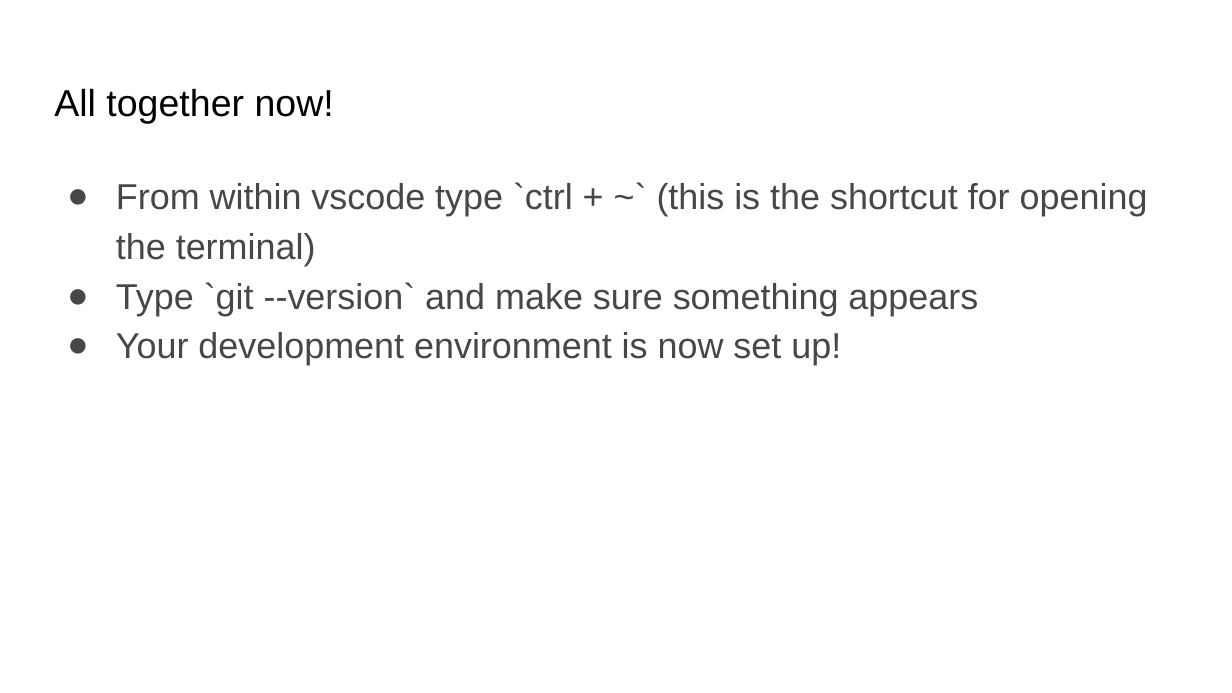
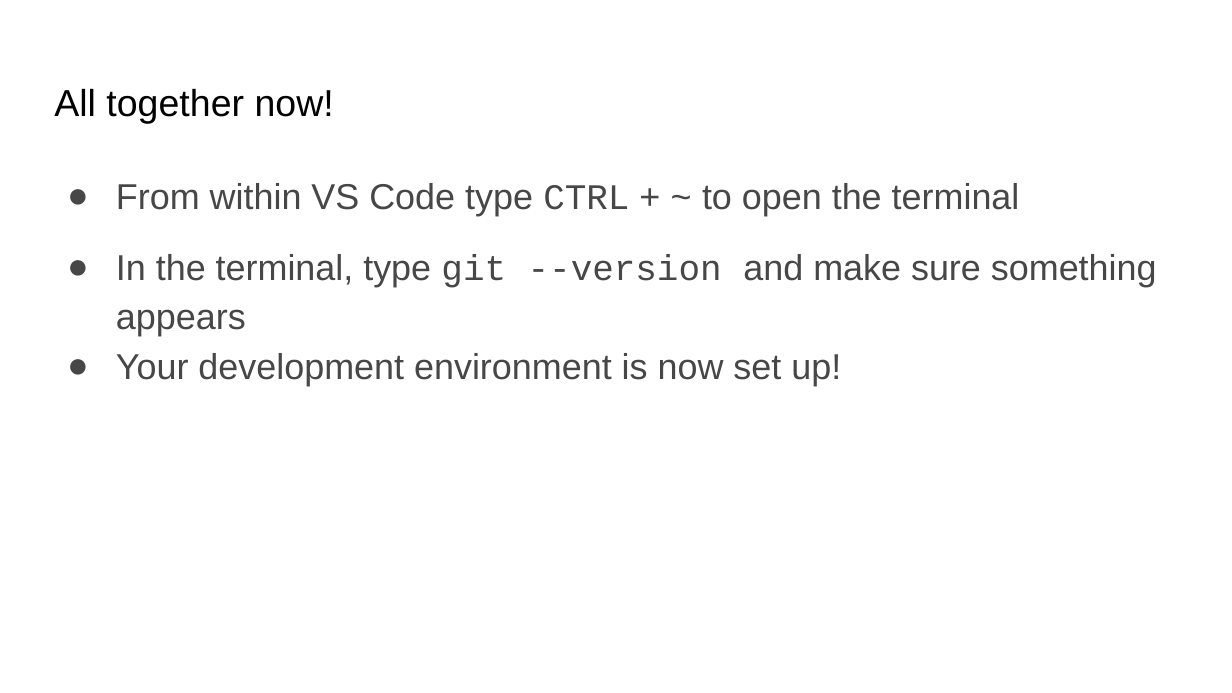
Before and after one commit to umass-cs-326/umass-cs-326.github.io, a slide deck: slide 6 of docs/04-labs/01-git-basics/01-git-basics.pptx. Drawn at 1232x693 pixels with LibreOffice and Linux fonts; fonts in the diff are those of the drawing. Boxes give left, top, right and bottom in pixels: in the first picture for what was removed or moved away, otherwise in the second. Text is boxed around its words. In the diff, an @@ line names an element or a change of style, - is before the commit and + after.

```diff
--- a/docs/04-labs/01-git-basics/01-git-basics.pptx
+++ b/docs/04-labs/01-git-basics/01-git-basics.pptx
@@ text at [116, 183, 1157, 336]: text changed @@
-● From within vscode type `ctrl + ~` (this is the shortcut for opening the terminal)
-● Type `git --version` and make sure something appears
+● From within VS Code type CTRL + ~ to open the terminal
+● In the terminal, type git --version and make sure something appears
```
Also in this commit, not shown: 7 other slides changed, 1 slide added, 1 slide removed.
